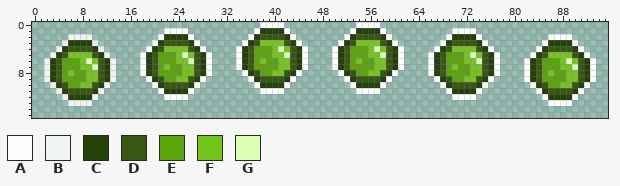
Two states of a sprite sheet, assets/powerups/poison_powerup.png. Above, as it was before the edit.
The file is 96x16 pixels.
Palette (. is transparent): A #fffffff8  B #ffffffd6  C #254008  D #375712  E #5ba409  F #75c61c  G #dbffb3
The result:
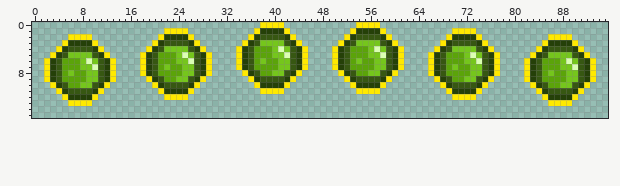
From old to new:
{"colour":"A","old":"#fffffff8","new":"#ffe900"}
{"y":2,"x":6,"old":"BBBB","new":"AAAA"}
{"y":3,"x":5,"old":"B","new":"A"}
{"y":3,"x":10,"old":"B","new":"A"}
{"y":4,"x":4,"old":"B","new":"A"}
{"y":4,"x":11,"old":"B","new":"A"}
{"y":5,"x":3,"old":"B","new":"A"}
{"y":5,"x":12,"old":"B","new":"A"}
{"y":6,"x":2,"old":"B","new":"A"}
{"y":6,"x":13,"old":"B","new":"A"}
{"y":7,"x":2,"old":"B","new":"A"}
{"y":7,"x":13,"old":"B","new":"A"}
{"y":8,"x":2,"old":"B","new":"A"}
{"y":8,"x":13,"old":"B","new":"A"}
{"y":9,"x":2,"old":"B","new":"A"}
{"y":9,"x":13,"old":"B","new":"A"}
{"y":10,"x":3,"old":"B","new":"A"}
{"y":10,"x":12,"old":"B","new":"A"}
{"y":11,"x":4,"old":"B","new":"A"}
{"y":11,"x":11,"old":"B","new":"A"}
{"y":12,"x":5,"old":"B","new":"A"}
{"y":12,"x":10,"old":"B","new":"A"}
{"y":13,"x":6,"old":"BBBB","new":"AAAA"}
{"label":"changed","picture_box":[236,22,404,94]}
{"label":"changed","picture_box":[140,28,212,100]}
{"label":"changed","picture_box":[428,28,500,100]}
{"label":"changed","picture_box":[44,34,116,106]}
{"label":"changed","picture_box":[524,34,596,106]}
